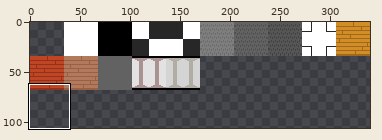
Sprite sheet -- RoomTileset/RoomTileset.png. The first picture is a wide view before the edit; the outline marks the close-up.
Close-up. As it was:
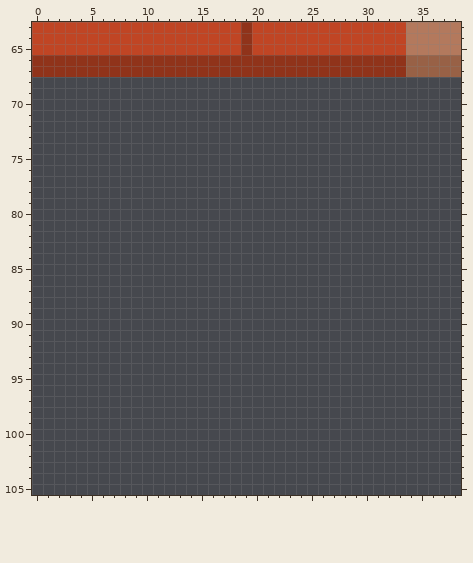
The file is 340x340 pixels. Colours within 5 levels of each other are drawn and written as one. Shown: x 0..38, y 63..105. The wide view leaves out empty margins. The commit also changed other parts of the picture, which this record leaves out.
Once edited:
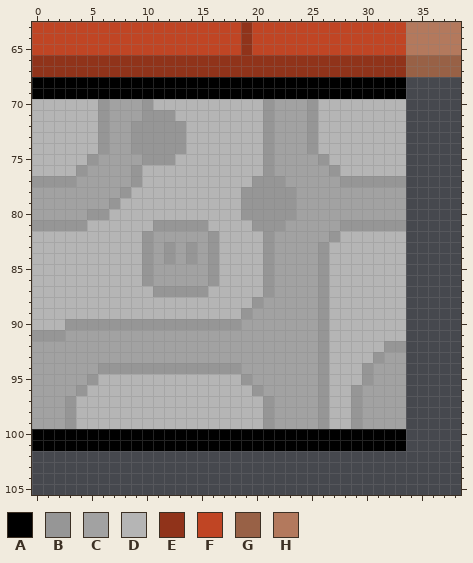
Palette (. is transparent): A #000000  B #969696  C #a2a2a2  D #b5b5b5  E #90331a  F #c04524  G #986146  H #b3795d
The edit:
y 68..69: x 0..33 .................................. -> AAAAAAAAAAAAAAAAAAAAAAAAAAAAAAAAAA
y 70: x 0..33 .................................. -> DDDDDDBCCCBDDDDDDDDDDBCCCBDDDDDDDD
y 71: x 0..33 .................................. -> DDDDDDBCCCBBBDDDDDDDDBCCCBDDDDDDDD
y 72..74: x 0..33 .................................. -> DDDDDDBCCBBBBBDDDDDDDBCCCBDDDDDDDD
y 75: x 0..33 .................................. -> DDDDDBCCCCBBBDDDDDDDDBCCCCBDDDDDDD
y 76: x 0..33 .................................. -> DDDDBCCCCBDDDDDDDDDDDBCCCCCBDDDDDD
y 77: x 0..33 .................................. -> BBBBCCCCCBDDDDDDDDDDBBBCCCCCBBBBBB
y 78: x 0..33 .................................. -> CCCCCCCCBDDDDDDDDDDBBBBBCCCCCCCCCC
y 79: x 0..33 .................................. -> CCCCCCCBDDDDDDDDDDDBBBBBCCCCCCCCCC
y 80: x 0..33 .................................. -> CCCCCBBDDDDDDDDDDDDBBBBBCCCCCCCCCC
y 81: x 0..33 .................................. -> BBBBBDDDDDDBBBBBDDDDBBBCCCCCBBBBBB
y 82: x 0..33 .................................. -> DDDDDDDDDDBCCCCCBDDDDBCCCCCBDDDDDD
y 83..84: x 0..33 .................................. -> DDDDDDDDDDBCBCBCBDDDDBCCCCBDDDDDDD
y 85..86: x 0..33 .................................. -> DDDDDDDDDDBCCCCCBDDDDBCCCCBDDDDDDD
y 87: x 0..33 .................................. -> DDDDDDDDDDDBBBBBDDDDDBCCCCBDDDDDDD
y 88: x 0..33 .................................. -> DDDDDDDDDDDDDDDDDDDDBCCCCCBDDDDDDD
y 89: x 0..33 .................................. -> DDDDDDDDDDDDDDDDDDDBCCCCCCBDDDDDDD
y 90: x 0..33 .................................. -> DDDBBBBBBBBBBBBBBBBCCCCCCCBDDDDDDD
y 91: x 0..33 .................................. -> BBBCCCCCCCCCCCCCCCCCCCCCCCBDDDDDDD
y 92: x 0..33 .................................. -> CCCCCCCCCCCCCCCCCCCCCCCCCCBDDDDDBB
y 93: x 0..33 .................................. -> CCCCCCCCCCCCCCCCCCCCCCCCCCBDDDDBCC
y 94: x 0..33 .................................. -> CCCCCCBBBBBBBBBBBBBCCCCCCCBDDDBCCC
y 95: x 0..33 .................................. -> CCCCCBDDDDDDDDDDDDDBCCCCCCBDDDBCCC
y 96: x 0..33 .................................. -> CCCCBDDDDDDDDDDDDDDDBCCCCCBDDBCCCC
y 97..99: x 0..33 .................................. -> CCCBDDDDDDDDDDDDDDDDDBCCCCBDDBCCCC
y 100..101: x 0..33 .................................. -> AAAAAAAAAAAAAAAAAAAAAAAAAAAAAAAAAA
Boxes around the changes in both close-ups, in picture pixels (x1, y1, x2, y2):
added: (32, 77, 406, 451)
